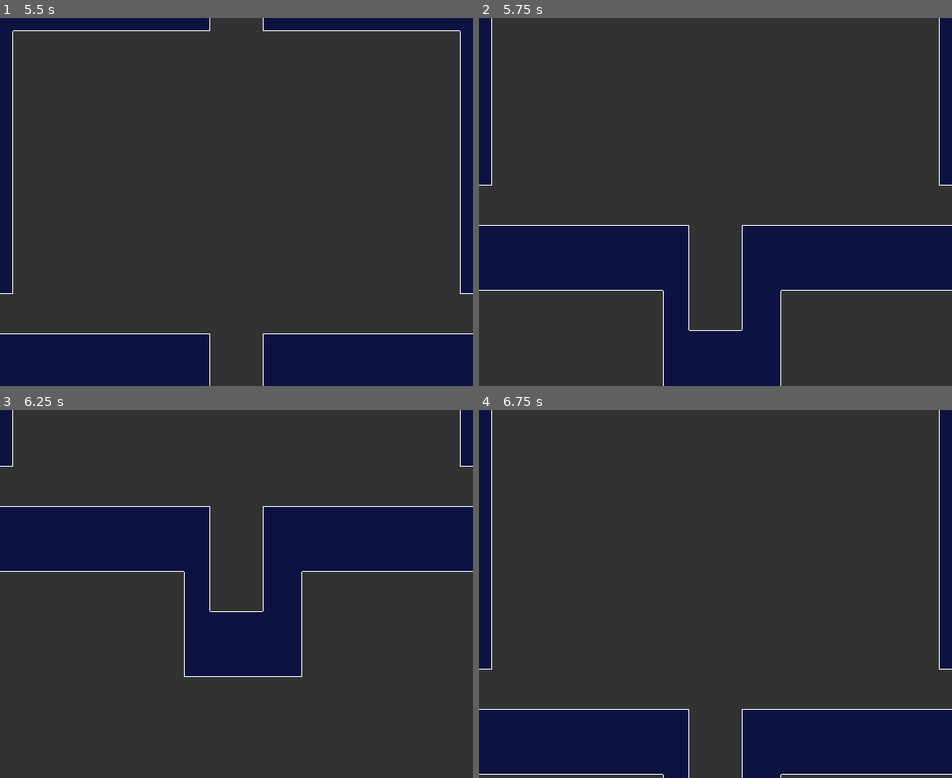
Above: before the commit, frames 1-4 (two rows, left to right).
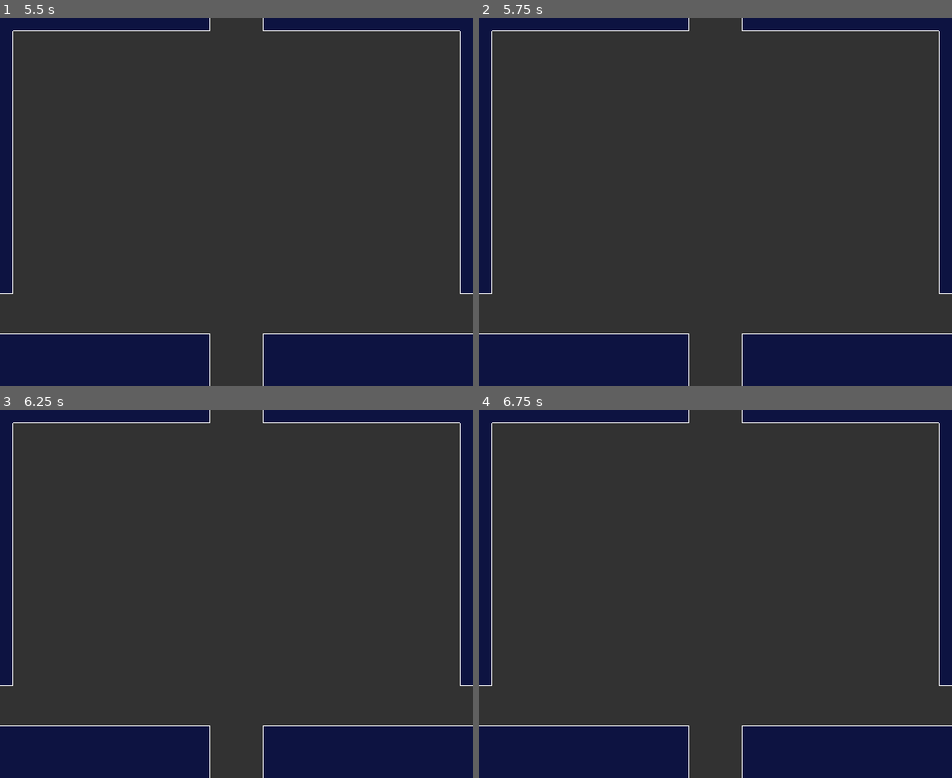
Above: after the commit, the same moments.

Repository: fraagle/New-Prototype
Game: Godot game, scene res://main/main.tscn
Two runs of this game, one before a commit and one after it. Both use one fixed random seed, a clock stepped at 60 frames per second and the inputs below.
Inputs:
- Up to frame 1 (5.5 s): tap Enter (jump) at 0.5, 0.77, 1.52, 2, 3.02, 3.5, 3.77, 4.52 s; hold Right (move_right) 0.53-2.03 s; tap X (dink) every 0.75 s from 0.6 to 5.1 s; tap Space at 1.25, 2.75, 4.25 s; hold Left (move_left) 2.03-2.78 s; hold Right (move_right) 2.78-4.28 s; hold Left (move_left) 4.28-5.03 s; hold Right (move_right) from 5.03 s (still down)
- Up to frame 2 (5.75 s): keep holding Right (move_right)
- Up to frame 3 (6.25 s): release Right (move_right) at 5.78 s; hold Left (move_left) from 5.78 s (still down); tap X (dink) at 5.85 s; tap Enter (jump) at 6.02 s
- Up to frame 4 (6.75 s): keep holding Left (move_left); tap X (dink) at 6.6 s

Frame 1 is identical in both runs. In frame 2, 33% of the frame differs, in the area x 0-100%, y 0-100%; in frame 3, 39%; in frame 4, 8.3%.
Error before the commit: Invalid access to property or key 'player_entered_dink_radius' on a base object of type 'StaticBody2D (Dink)'. (res://prototype/player.gd:56)

Commit message:
changed player file following review

Diff:
--- a/prototype/player.gd
+++ b/prototype/player.gd
@@ -53,13 +53,13 @@
 
 		if child is Dink:
 			print('initialized dinks')
-			child.player_entered_dink_radius.connect(player_within_dink_radius)
-			child.player_left_dink_radius.connect(player_outside_dink_radius)
+			child.player_entered_item_radius.connect(player_within_dink_radius)
+			child.player_left_item_radius.connect(player_outside_dink_radius)
 
 		if child is Grapple:
 			print('initialized grapples')
-			child.player_entered_grapple_radius.connect(player_within_grapple_radius)
-			child.player_left_grapple_radius.connect(player_outside_grapple_radius)
+			child.player_entered_item_radius.connect(player_within_grapple_radius)
+			child.player_left_item_radius.connect(player_outside_grapple_radius)
 		#
 		# Recursively check the children of each node
 		if child.has_method("get_children"):
